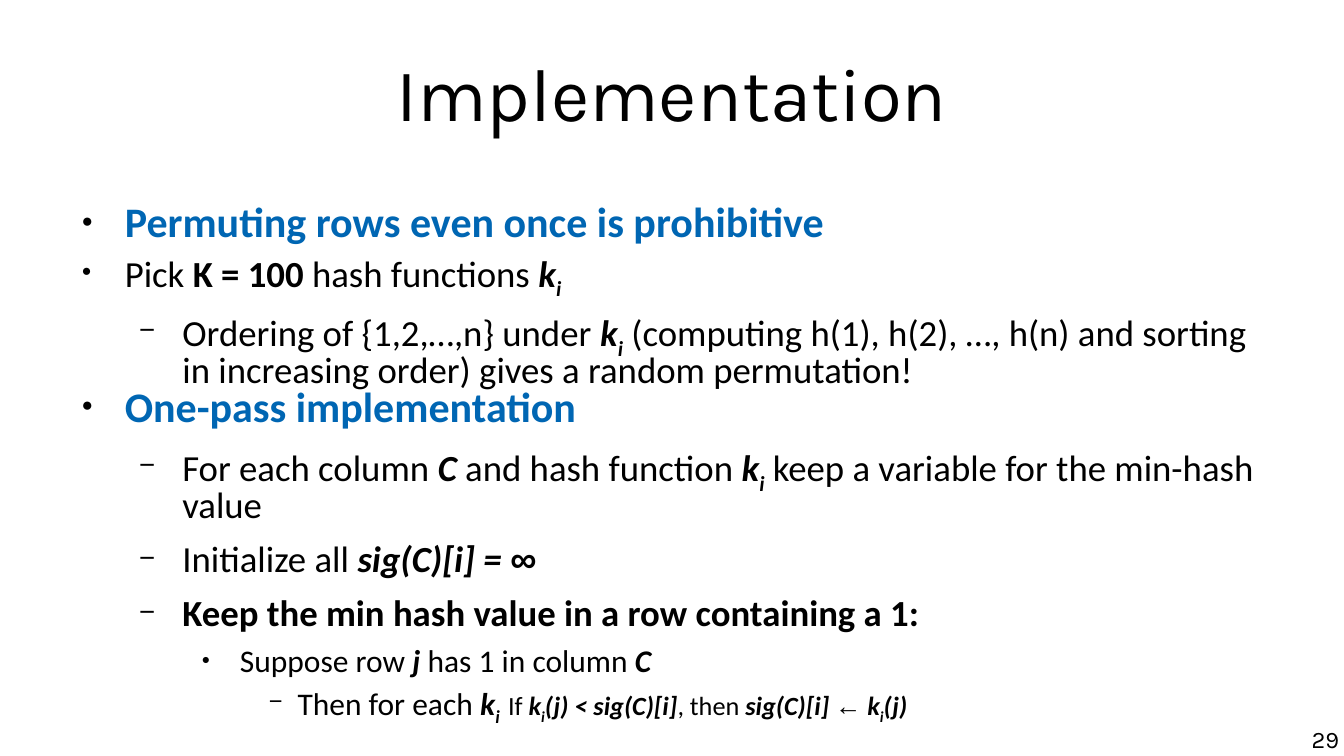
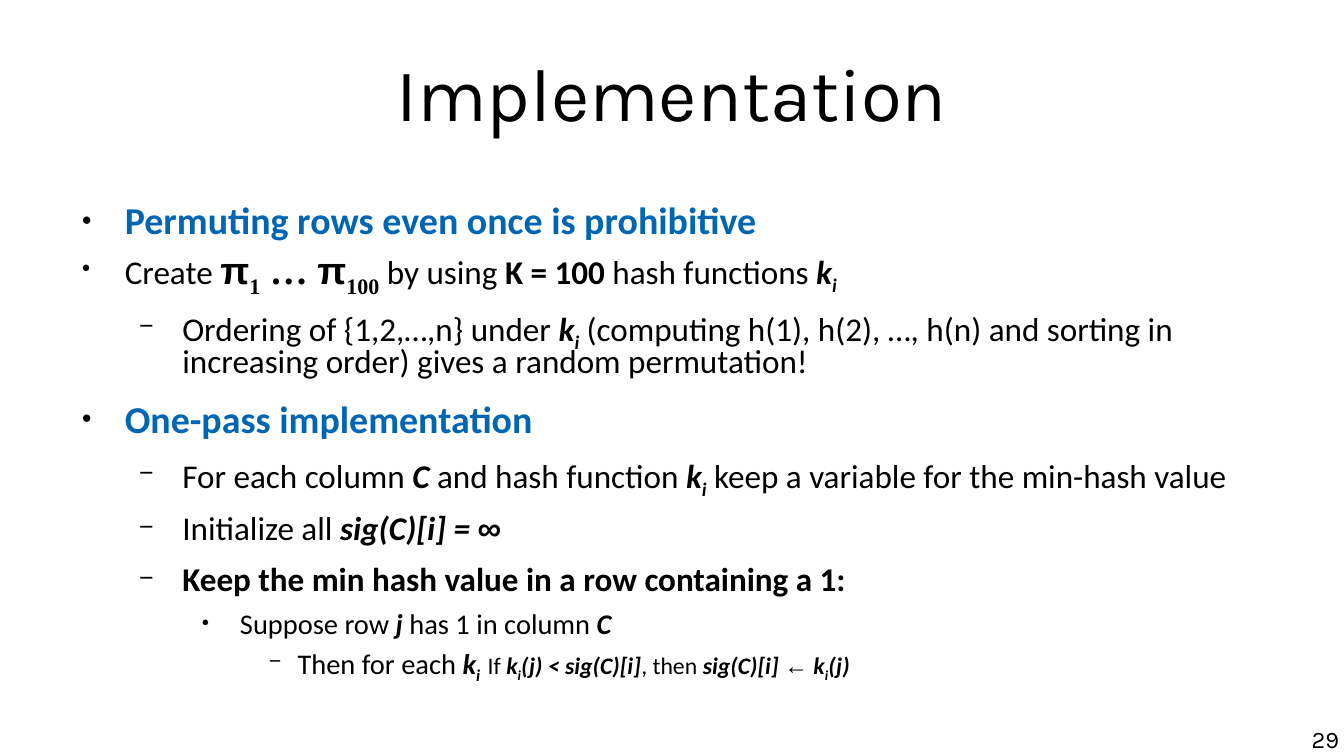
Before and after one commit to marco-calautti/data-mining-course, a slide deck: slide 29 of theory/tt04_near_duplicates.odp. Drawn at 1344x756 pixels with LibreOffice and Linux fonts; fonts in the diff are those of the drawing. Boxes give left, top, right and bottom in pixels: in the first picture for what was removed or moved away, otherwise in the second. Text is boxed around its words. In the diff, an @@ line names an element or a change of style, - is before the commit and + after.

```diff
--- a/theory/tt04_near_duplicates.odp
+++ b/theory/tt04_near_duplicates.odp
@@ text at (x1=125, y1=207, x2=1226, y2=678): size 24.8 to 22.4 pt in "Permuting rows even once is prohibitive", "One-pass implementation"; size 21.7 to 19.6 pt in "Ordering of {1,2,…,n} under ki (computing h(1), ...", "For each column C and hash function ...", "Initialize all sig(C)[i] = ∞", "Keep the min hash value in a ..."; size 18.6 to 16.8 pt in "Suppose row j has 1 in column ...", "Then for each ki"; size 15.5 to 14 pt in "If ki(j) < sig(C)[i], then sig(C)[i] ← ..."; more space between paragraphs @@
@@ text at (x1=125, y1=261, x2=808, y2=290): text changed; size 21.7 to 19.6 pt @@
-● Pick K = 100 hash functions ki
+● Create π1 … π100 by using K = 100 hash functions ki
```
Also in this commit, not shown: 3 other slides changed, 2 slides added, 3 other files.
